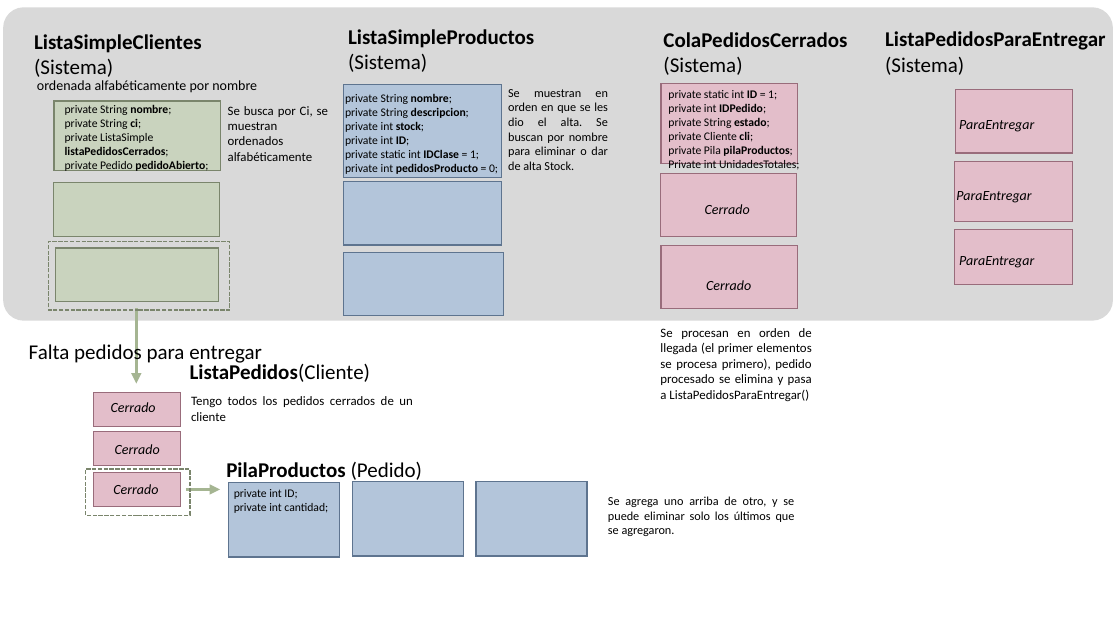
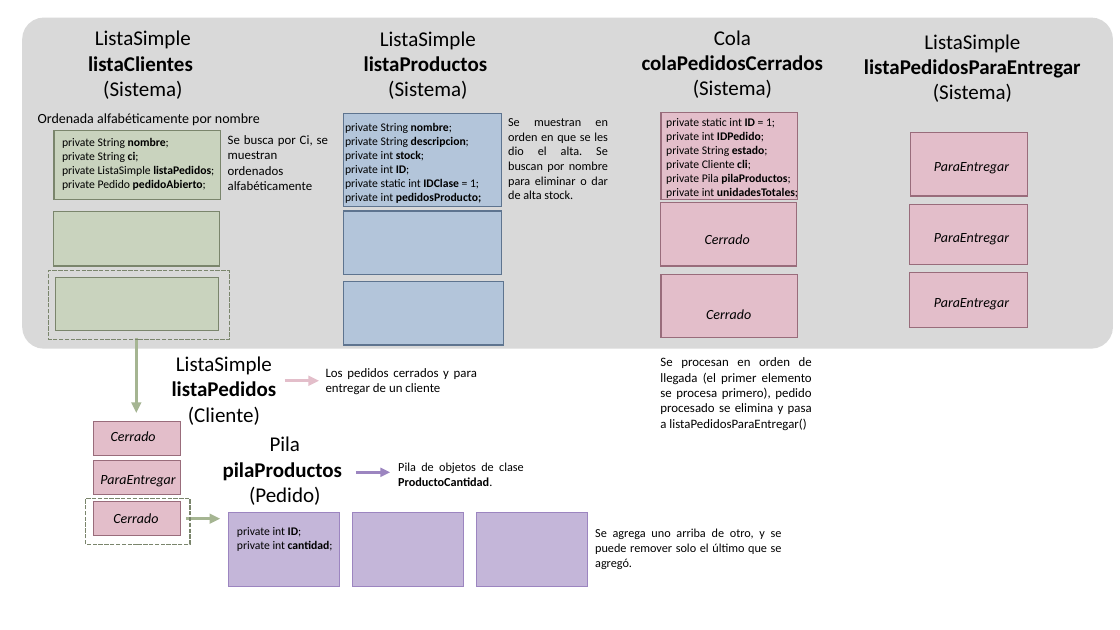
Before and after one commit to sofifernandez/Obligatorio1_AED1, a slide deck: slide 2 of Obligatorio_2/estructura.pptx. Drawn at 1120x630 pixels with LibreOffice and Linux fonts; fonts in the diff are those of the drawing. Boxes give left, top, right and bottom in pixels: in the first picture for what was removed or moved away, otherwise in the second. Text is boxed around its words. In the diff, an @@ line names an element or a change of style, - is before the commit and + after.

Commit message:
final_entrega

```diff
--- a/Obligatorio_2/estructura.pptx
+++ b/Obligatorio_2/estructura.pptx
@@ rounded rectangle: place and size @@
-rounded rectangle at [3, 8, 1113, 321]
+rounded rectangle at [22, 18, 1113, 349]
@@ text at [88, 30, 193, 99]: text changed; bold off @@
-ListaSimpleClientes (Sistema)
+ListaSimple
+listaClientes
+(Sistema)
@@ text at [364, 31, 487, 99]: text changed; bold off @@
-ListaSimpleProductos (Sistema)
+ListaSimple
+listaProductos
+(Sistema)
@@ text at [642, 30, 824, 98]: text changed @@
-ColaPedidosCerrados (Sistema)
+Cola
+colaPedidosCerrados (Sistema)
@@ text at [864, 34, 1081, 102]: text changed @@
-ListaPedidosParaEntregar (Sistema)
+ListaSimple
+listaPedidosParaEntregar (Sistema)
@@ text at [38, 113, 260, 126]: text changed @@
-ordenada alfabéticamente por nombre
+Ordenada alfabéticamente por nombre
@@ text at [508, 118, 608, 199]: text changed @@
-Se muestran en orden en que se les dio el alta. Se buscan por nombre para eliminar o dar de alta Stock.
+Se muestran en orden en que se les dio el alta. Se buscan por nombre para eliminar o dar de alta stock.
@@ rectangle: place and size @@
-rectangle at [661, 84, 797, 164]
+rectangle at [661, 113, 797, 199]
@@ text "private String nombre;": place and size @@
-text "private String nombre;" at [65, 105, 208, 171]
+text "private String nombre;" at [62, 138, 214, 190]
@@ text at [62, 166, 214, 176]: text changed; bold off @@
-private ListaSimple listaPedidosCerrados;
+private ListaSimple listaPedidos;
@@ text "ParaEntregar": place and size @@
-text "ParaEntregar" at [959, 120, 1034, 132]
+text "ParaEntregar" at [934, 162, 1009, 174]
@@ text at [345, 192, 481, 203]: text changed @@
-private int pedidosProducto = 0;
+private int pedidosProducto;
@@ text at [666, 187, 798, 200]: text changed; bold on @@
-Private int UnidadesTotales;
+private int unidadesTotales;
@@ text "ParaEntregar": place and size @@
-text "ParaEntregar" at [956, 191, 1031, 203]
+text "ParaEntregar" at [934, 233, 1009, 245]
@@ 3 rectangles: place and size @@
-3 rectangles at [955, 90, 1074, 284]
+3 rectangles at [910, 133, 1028, 328]
@@ text "ParaEntregar": place and size @@
-text "ParaEntregar" at [959, 256, 1034, 268]
+text "ParaEntregar" at [934, 298, 1009, 310]
@@ text removed at [29, 341, 262, 365] @@
-Falta pedidos para entregar
@@ text at [172, 356, 277, 425]: text changed; bold off @@
-ListaPedidos(Cliente)
+ListaSimple listaPedidos
+(Cliente)
@@ text at [660, 357, 812, 430]: text changed @@
-Se procesan en orden de llegada (el primer elementos se procesa primero), pedido procesado se elimina y pasa a ListaPedidosParaEntregar()
+Se procesan en orden de llegada (el primer elemento se procesa primero), pedido procesado se elimina y pasa a listaPedidosParaEntregar()
@@ arrow added from (285, 381) to (319, 381), #E3BECA 3 pt @@
@@ text at [326, 368, 477, 395]: text changed @@
-Tengo todos los pedidos cerrados de un cliente
+Los pedidos cerrados y para entregar de un cliente
@@ text at [223, 436, 343, 505]: text changed @@
-PilaProductos (Pedido)
+Pila pilaProductos
+(Pedido)
@@ text at [100, 475, 175, 487]: text changed @@
-Cerrado
+ParaEntregar
@@ arrow added from (356, 472) to (390, 472), #9C85C0 2.75 pt @@
@@ text added at [398, 462, 524, 486], 10.5 pt, text #000000 @@
+Pila de objetos de clase ProductoCantidad.
@@ text "private int ID;": place and size @@
-text "private int ID;" at [234, 489, 328, 513]
+text "private int ID;" at [237, 527, 333, 551]
@@ text "private int ID;" at [237, 527, 333, 551]: bold on in "ID;", "cantidad;" @@
@@ 16 rectangles, 7 texts, 2 arrows: place and size @@
-16 rectangles, 7 texts, 2 arrows at [49, 85, 800, 557]
+16 rectangles, 7 texts, 2 arrows at [49, 114, 798, 586]
@@ fill #B3C5DA to #C4B6D9; outline #5F7590 1 pt to #9C85C0 0.5 pt in 3 elements at [229, 513, 339, 586], [352, 513, 463, 586], [476, 513, 587, 586] @@
@@ text at [595, 528, 782, 569]: text changed @@
-Se agrega uno arriba de otro, y se puede eliminar solo los últimos que se agregaron.
+Se agrega uno arriba de otro, y se puede remover solo el último que se agregó.
```
Also in this commit, not shown: 11 other files.
